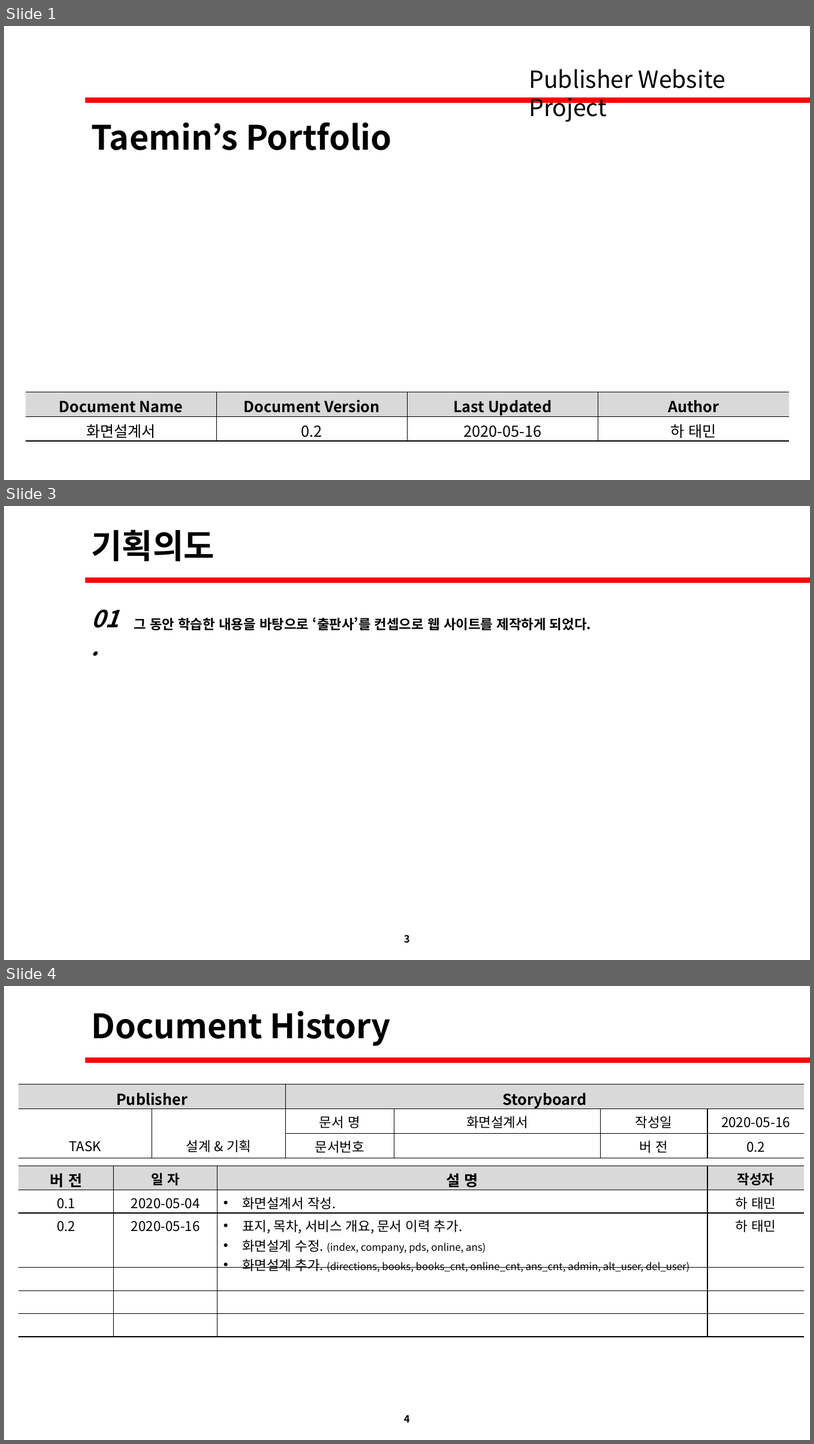
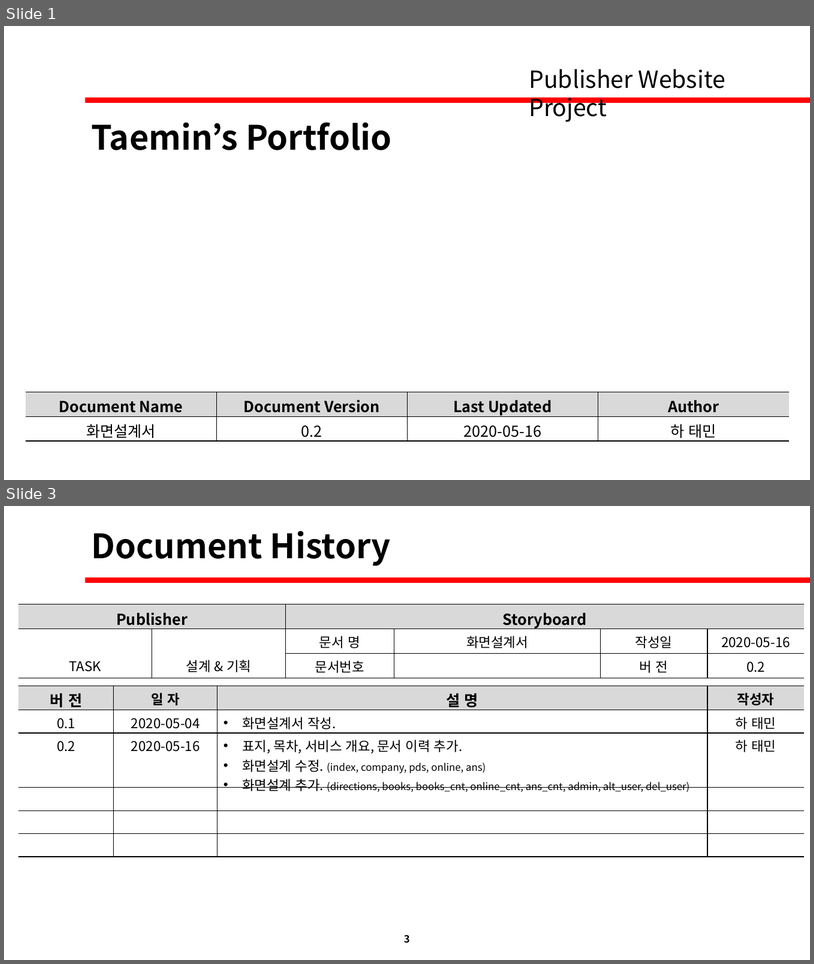
Before and after one commit to David-Ha-1217/Publisher_Portfolio, a slide deck: Documents/화면설계서.pptx. Shown one above the other, each under a label of ours: slides 1, 3 and 4 before the commit, slides 1 and 3 after it; the slides between them are not shown. The pictures are 814x1444 and 814x964 pixels, drawn with LibreOffice and Linux fonts; fonts in the diff are those of the drawing. Boxes give left, top, right and bottom in pixels: in the first picture for what was removed or moved away, otherwise in the second. Text is boxed around its words. In the diff, an @@ line names an element or a change of style, - is before the commit and + after.

```diff
--- a/Documents/화면설계서.pptx
+++ b/Documents/화면설계서.pptx
@@ slide 3 removed at <box>4,506,810,960</box>, background #FFFFFF @@
@@ text removed at <box>91,529,215,561</box> @@
-기획의도
@@ rectangle removed at <box>85,577,810,583</box> @@
@@ text removed at <box>91,609,119,628</box> @@
-01.
@@ text removed at <box>134,617,591,630</box> @@
-그 동안 학습한 내용을 바탕으로 ‘출판사’를 컨셉으로 웹 사이트를 제작하게 되었다.
@@ page number removed at <box>404,934,410,943</box> @@
-3
@@ what was slide 4 is now slide 3 @@
@@ page number at <box>404,934,410,943</box>: text changed @@
-4
+3
```
Also in this commit, not shown: 1 slide changed, 8 other files.
